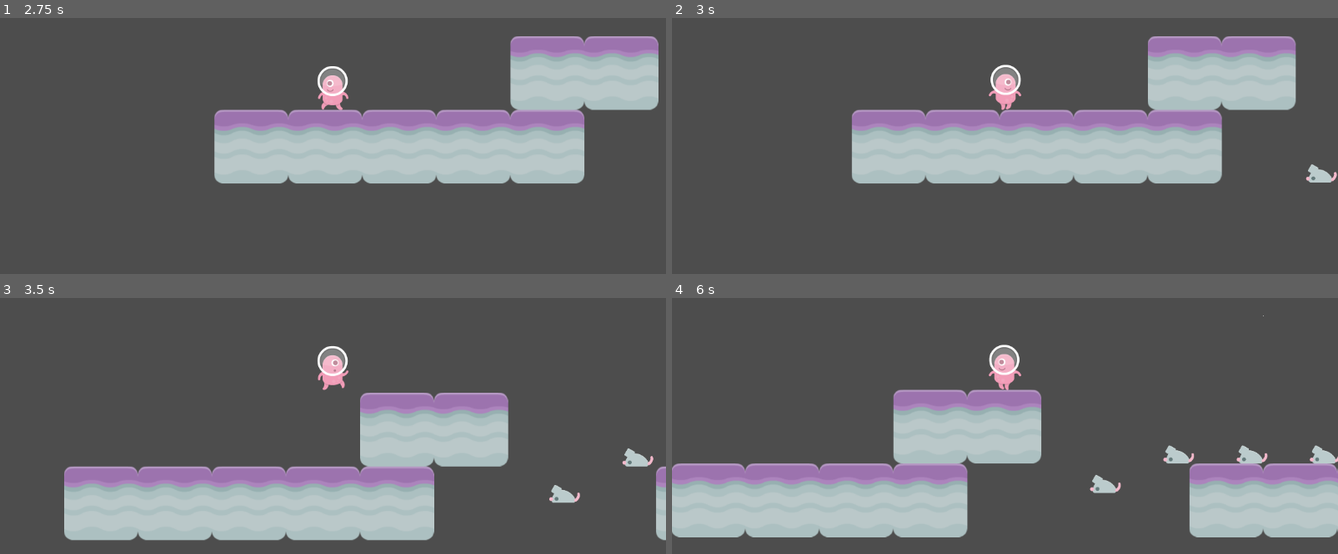
Above: before the commit, frames 1-4 (two rows, left to right).
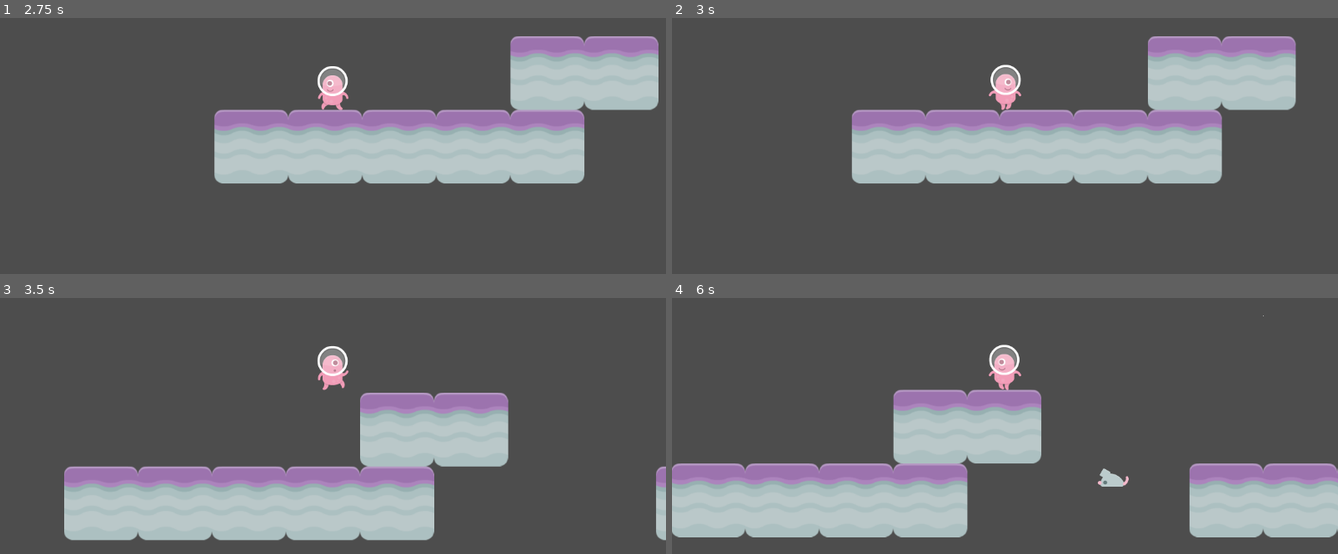
Above: after the commit, the same moments.

Repository: MichelineWL/GD-TI-8-
Game: Godot game, scene res://scenes/Level 1.tscn
The game is run twice, just before and just after one commit, with the same random seed, the same clock (stepped at 60 frames per second) and the same inputs.
Inputs:
- Up to frame 1 (2.75 s): hold Right (right) 0.53-2.03 s; tap Space (jump) at 0.77, 1.52 s; tap Enter at 2 s; hold Left (left) from 2.03 s (still down)
- Up to frame 2 (3 s): release Left (left) at 2.78 s; hold Right (right) from 2.78 s (still down)
- Up to frame 3 (3.5 s): keep holding Right (right); tap Space (jump) at 3.02 s
- Up to frame 4 (6 s): tap Space (jump) at 3.77, 4.52 s; release Right (right) at 4.28 s; hold Left (left) 4.28-5.03 s; hold Right (right) 5.03-5.78 s; hold Left (left) from 5.78 s (still down)

Frame 1 is identical in both runs. In frame 2, 0.2% of the frame differs, in the area x 95-100%, y 57-65%; in frame 3, 0.4%; in frame 4, 0.9%, in the area x 62-100%, y 57-77%.

Commit message:
fix: spawner rate change

Diff:
--- a/scripts/Spawner.gd
+++ b/scripts/Spawner.gd
@@ -1,6 +1,6 @@
 extends Node2D
 
-@export var spawn_rate: float = 0.3
+@export var spawn_rate: float = 3.5
 
 var current_time = 0
 
Not shown, changed: README.md
